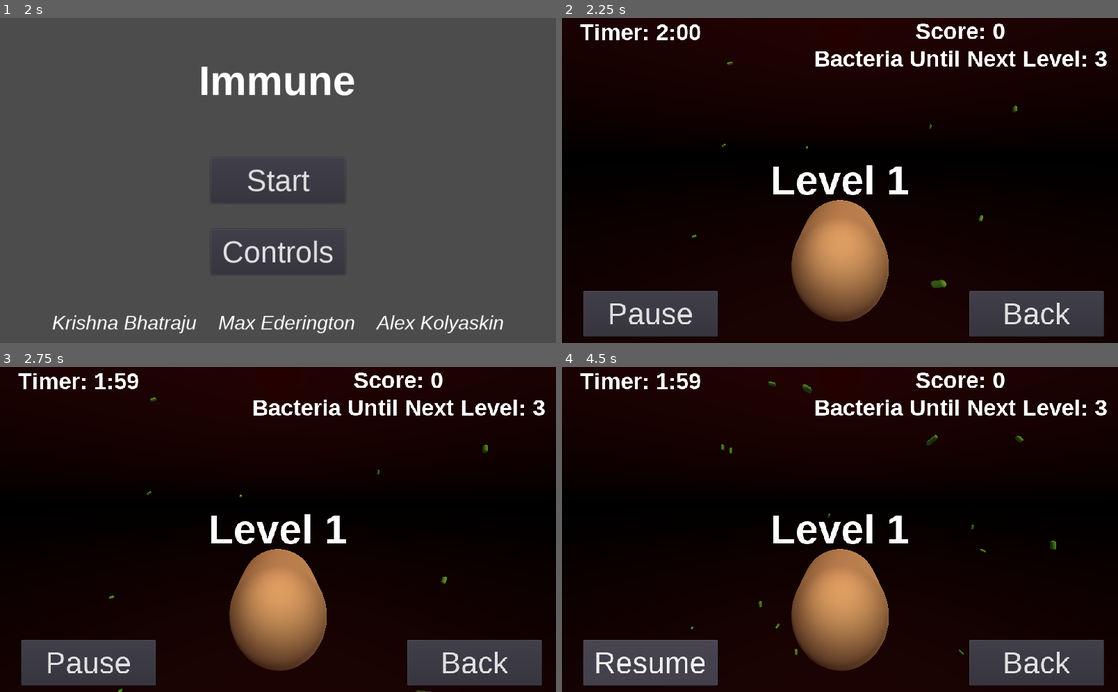
Above: before the commit, frames 1-4 (two rows, left to right).
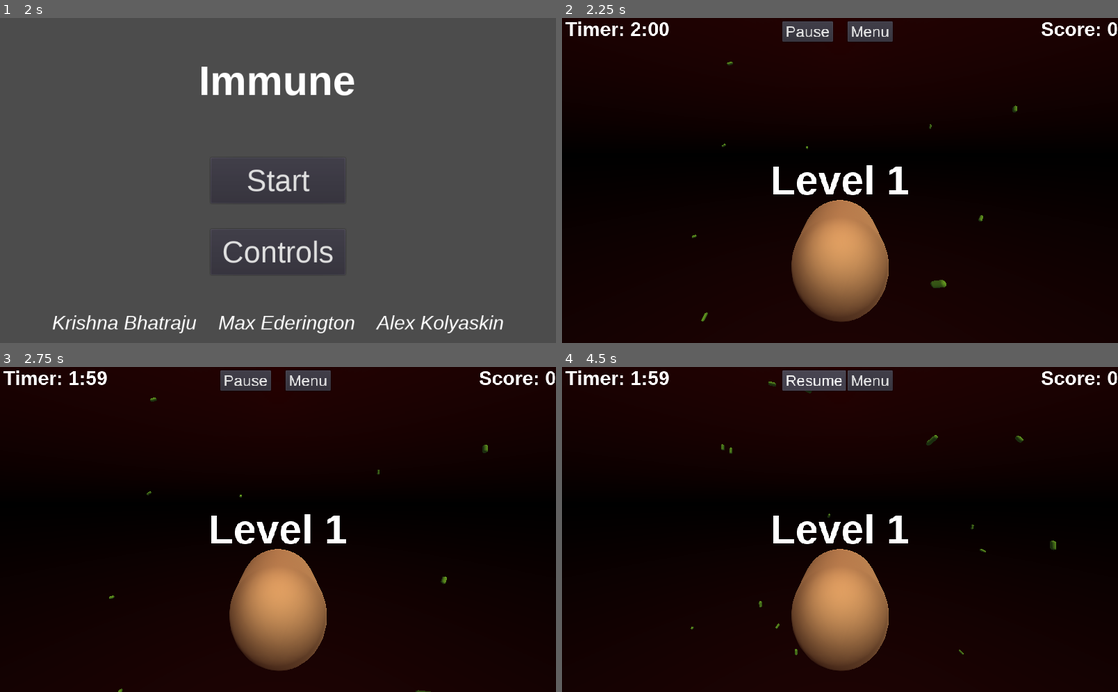
Above: after the commit, the same moments.

Repository: Denendaden/immune-game
Game: Godot game, scene res://Scenes/MainMenu.tscn
The game is run twice, just before and just after one commit, with the same random seed, the same clock (stepped at 60 frames per second) and the same inputs.
Inputs:
- Up to frame 1 (2 s): click "Controls" at 0.5 s; click "Back" at 1.25 s
- Up to frame 2 (2.25 s): click "Start" at 2 s
- Up to frame 3 (2.75 s): no input
- Up to frame 4 (4.5 s): click "Back" (after the commit: "Menu") at 2.75 s; click "Start" at 3.5 s; click "Pause" at 4.25 s

Frame 1 is identical in both runs. In frame 2, 10% of the frame differs, in the area x 0-100%, y 1-99%; in frame 3, 10%; in frame 4, 10%.

Commit message:
Redesigned UI layout

Diff:
--- a/Scenes/Arena.tscn
+++ b/Scenes/Arena.tscn
@@ -25,7 +25,7 @@
 background_sky = SubResource( 1 )
 
 [sub_resource type="DynamicFont" id=4]
-size = 42
+size = 36
 font_data = ExtResource( 3 )
 
 [sub_resource type="Theme" id=3]
@@ -39,7 +39,7 @@
 default_font = SubResource( 7 )
 
 [sub_resource type="DynamicFont" id=9]
-size = 55
+size = 28
 font_data = ExtResource( 7 )
 
 [sub_resource type="Theme" id=10]
@@ -71,23 +71,20 @@
 [node name="Score" type="Label" parent="Control"]
 anchor_left = 1.0
 anchor_right = 1.0
-margin_left = -560.0
-margin_right = -20.0
-margin_bottom = 99.0
+margin_left = -200.0
+margin_bottom = 66.0
 theme = SubResource( 3 )
-text = "Score: 0
-Bacteria Until Next Level: 3"
-align = 1
+text = "Score: 0"
+align = 2
 script = ExtResource( 4 )
 __meta__ = {
 "_edit_use_anchors_": false
 }
 
 [node name="LevelTime" type="Label" parent="Control"]
-margin_left = 33.0
-margin_top = 2.0
-margin_right = 238.0
-margin_bottom = 50.0
+margin_left = 6.0
+margin_right = 211.0
+margin_bottom = 48.0
 theme = SubResource( 3 )
 text = "Timer: 2:00"
 script = ExtResource( 6 )
@@ -123,30 +120,26 @@
 one_shot = true
 
 [node name="BackButton" type="Button" parent="Control"]
-anchor_left = 0.732
-anchor_top = 0.84
-anchor_right = 0.732
-anchor_bottom = 0.84
-margin_left = 0.431946
-margin_top = -3.05176e-05
-margin_right = 248.432
-margin_bottom = 84.0
+anchor_left = 0.5
+anchor_right = 0.5
+margin_left = 14.0
+margin_top = 6.0
+margin_right = 89.0
+margin_bottom = 44.0
 theme = SubResource( 10 )
-text = "Back"
+text = "Menu"
 script = ExtResource( 8 )
 __meta__ = {
 "_edit_use_anchors_": false
 }
 
 [node name="PauseButton" type="Button" parent="Control"]
-anchor_left = 0.732
-anchor_top = 0.84
-anchor_right = 0.732
-anchor_bottom = 0.84
-margin_left = -710.568
-margin_top = -3.05176e-05
-margin_right = -462.568
-margin_bottom = 84.0
+anchor_left = 0.5
+anchor_right = 0.5
+margin_left = -106.5
+margin_top = 6.0
+margin_right = -13.5
+margin_bottom = 44.0
 theme = SubResource( 10 )
 text = "Pause"
 script = ExtResource( 9 )
--- a/Scripts/Score.gd
+++ b/Scripts/Score.gd
@@ -30,7 +30,7 @@
 	var next_score = find_val(score, level_up_points)
 
 	# Refresh the score counter
-	text = str("Score: ", score, "\nBacteria Until Next Level: ", next_score-score)
+	text = str("Score: ", score, "\nTo Next Level: ", next_score-score)
 
 	# Check for a level up
 	if score in level_up_points:
